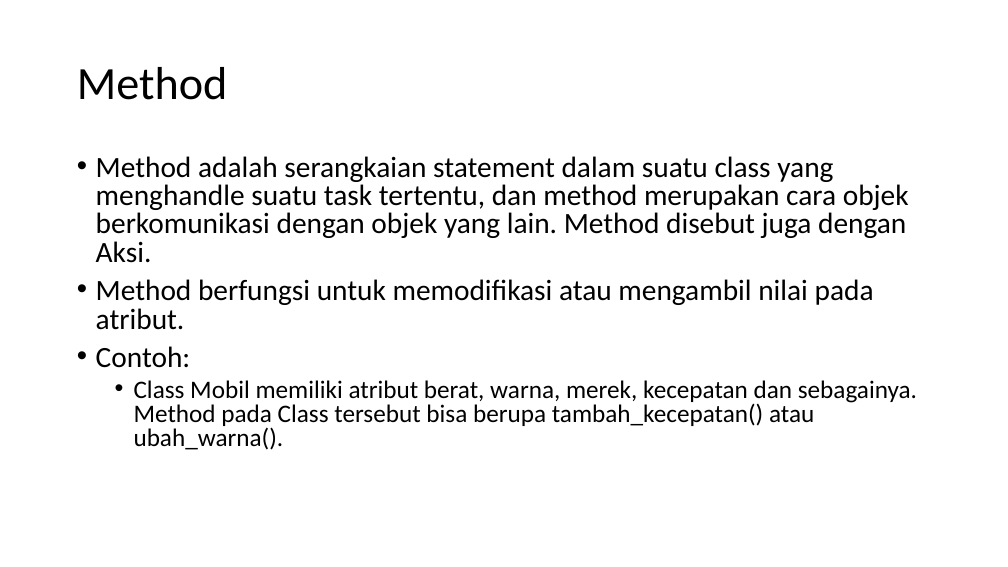
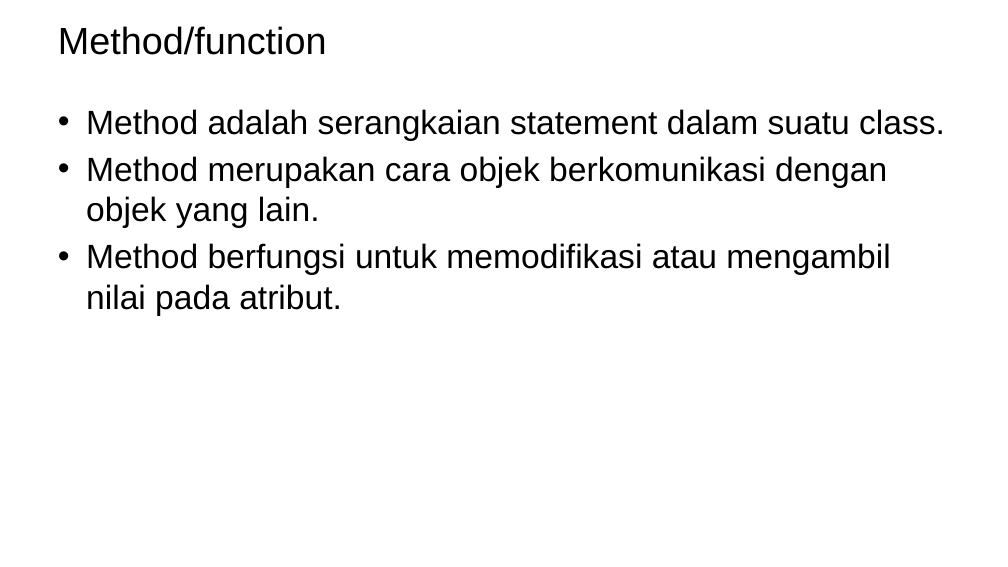
Before and after one commit to ruang-belajar/oop, a slide deck: slide 22 of pptx/pbo-pertemuan-1.pptx (slide 20 before the commit). Drawn at 1008x567 pixels with LibreOffice and Linux fonts; fonts in the diff are those of the drawing; background and template pictures are left out. Boxes give left, top, right and bottom in pixels: in the first picture for what was removed or moved away, otherwise in the second. Text is boxed around its words. In the diff, an @@ line names an element or a change of style, - is before the commit and + after.

```diff
--- a/pptx/pbo-pertemuan-1.pptx
+++ b/pptx/pbo-pertemuan-1.pptx
@@ title at bbox=[58, 26, 327, 55]: text changed; size 44 to 36 pt; font Calibri to Arial @@
-Method
+Method/function
@@ text "Method adalah serangkaian statement dalam ...": place and size @@
-text "Method adalah serangkaian statement dalam ..." at bbox=[96, 156, 917, 450]
+text "Method adalah serangkaian statement dalam ..." at bbox=[86, 109, 945, 316]
@@ text at bbox=[86, 109, 945, 228]: text changed; size 28 to 32 pt; font Calibri to Arial @@
-• Method adalah serangkaian statement dalam suatu class yang menghandle suatu task tertentu, dan method merupakan cara objek berkomunikasi dengan objek yang lain. Method disebut juga dengan Aksi.
+• Method adalah serangkaian statement dalam suatu class.
+• Method merupakan cara objek berkomunikasi dengan objek yang lain.
@@ text at bbox=[86, 243, 890, 316]: size 28 to 32 pt, font Calibri to Arial in "Method berfungsi untuk memodifikasi atau mengambil nilai ..."; indent changed; line spacing 0.8 to 1; less space between paragraphs @@
@@ text at bbox=[96, 346, 917, 450]: paragraphs removed @@
-• Contoh:
-  • Class Mobil memiliki atribut berat, warna, merek, kecepatan dan sebagainya. Method pada Class tersebut bisa berupa tambah_kecepatan() atau ubah_warna().
```
Also in this commit, not shown: 13 other slides changed, 12 slides added, 14 slides removed, 1 other file.
